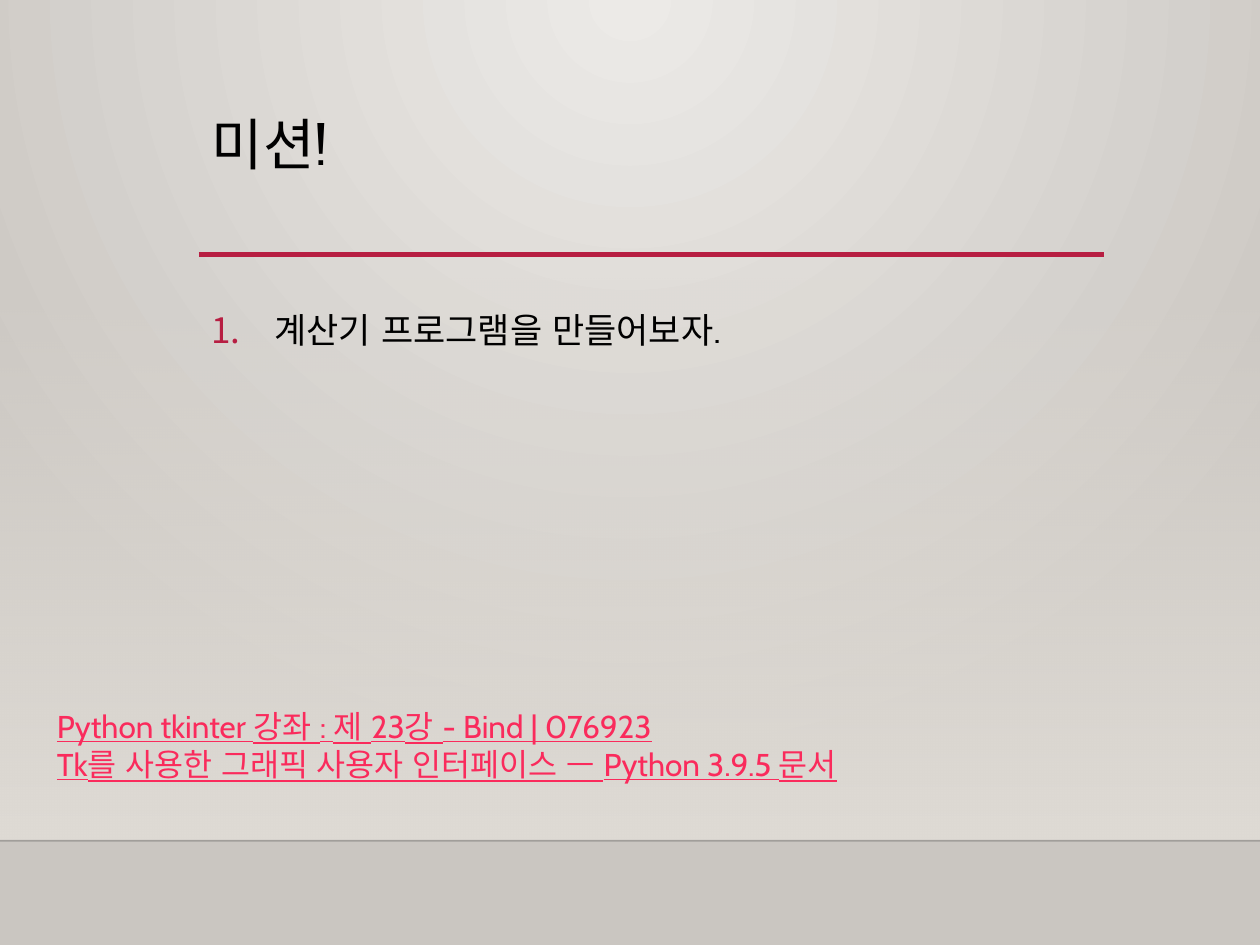
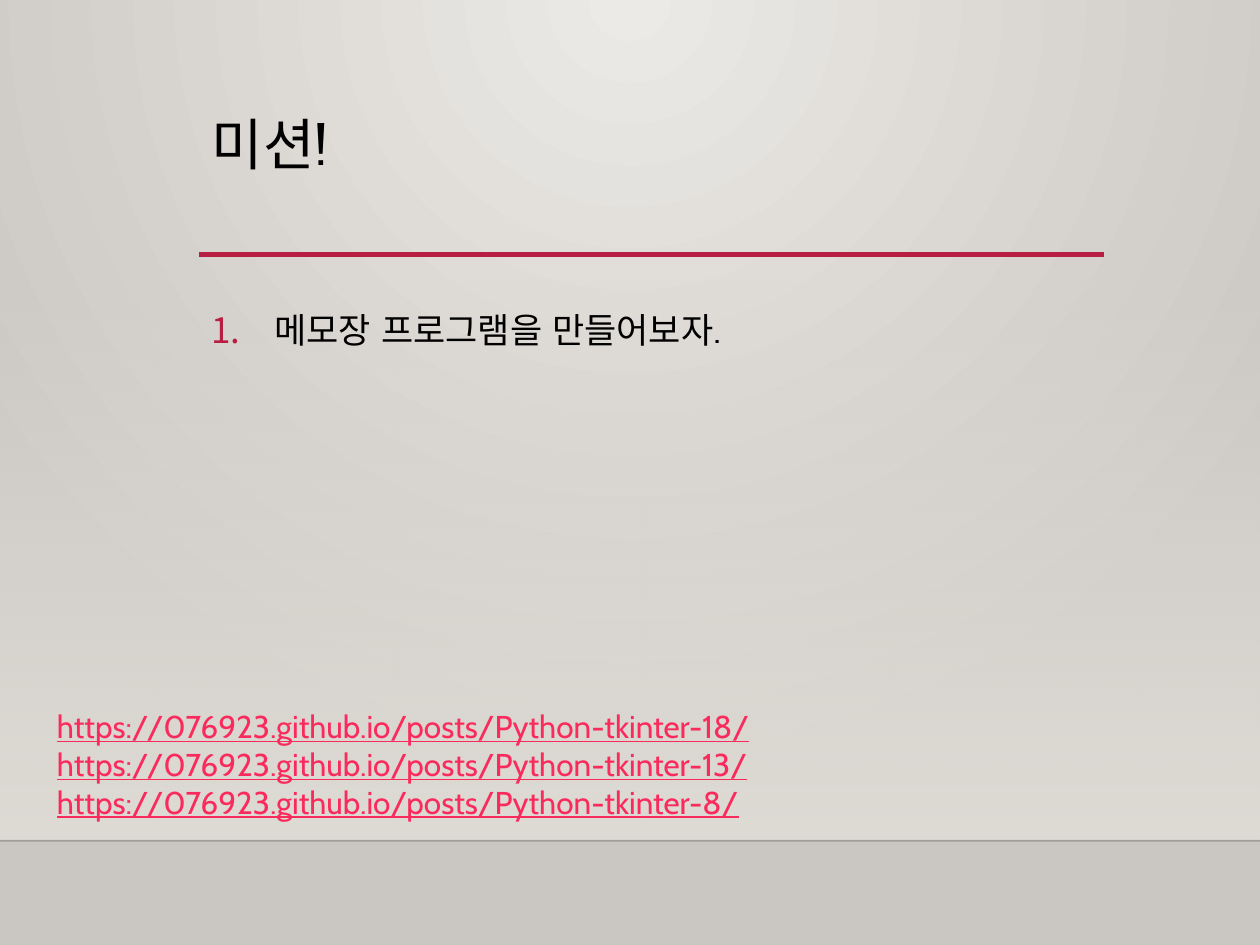
Before and after one commit to freshmea/weizman_python_class, a slide deck: slide 9 of textbook/파이썬4-2교시.pptx (slide 10 before the commit). Drawn at 1260x945 pixels with LibreOffice and Linux fonts; fonts in the diff are those of the drawing; background and template pictures are left out. Boxes give left, top, right and bottom in pixels: in the first picture for what was removed or moved away, otherwise in the second. Text is boxed around its words. In the diff, an @@ line names an element or a change of style, - is before the commit and + after.

```diff
--- a/textbook/파이썬4-2교시.pptx
+++ b/textbook/파이썬4-2교시.pptx
@@ text at box(275, 314, 721, 346): text changed @@
-1. 계산기 프로그램을 만들어보자.
+1. 메모장 프로그램을 만들어보자.
@@ text at box(57, 714, 749, 821): text changed @@
-Python tkinter 강좌 : 제 23강 - Bind | 076923
-Tk를 사용한 그래픽 사용자 인터페이스 — Python 3.9.5 문서
+https://076923.github.io/posts/Python-tkinter-18/
+https://076923.github.io/posts/Python-tkinter-13/
+https://076923.github.io/posts/Python-tkinter-8/
```
Also in this commit, not shown: 3 other slides changed, 4 slides added, 6 slides removed, 4 other files.
